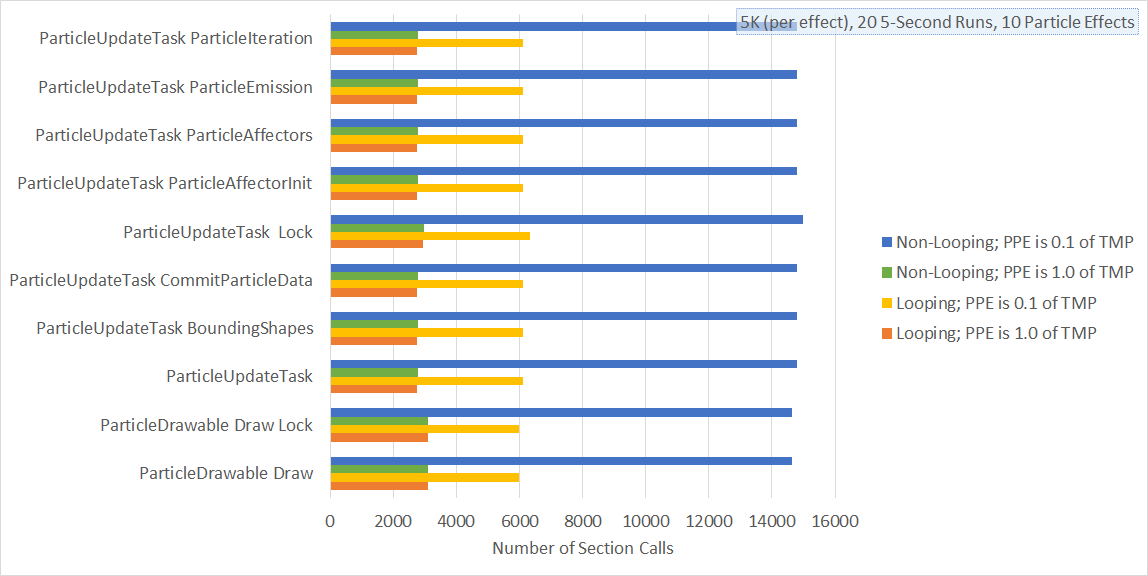
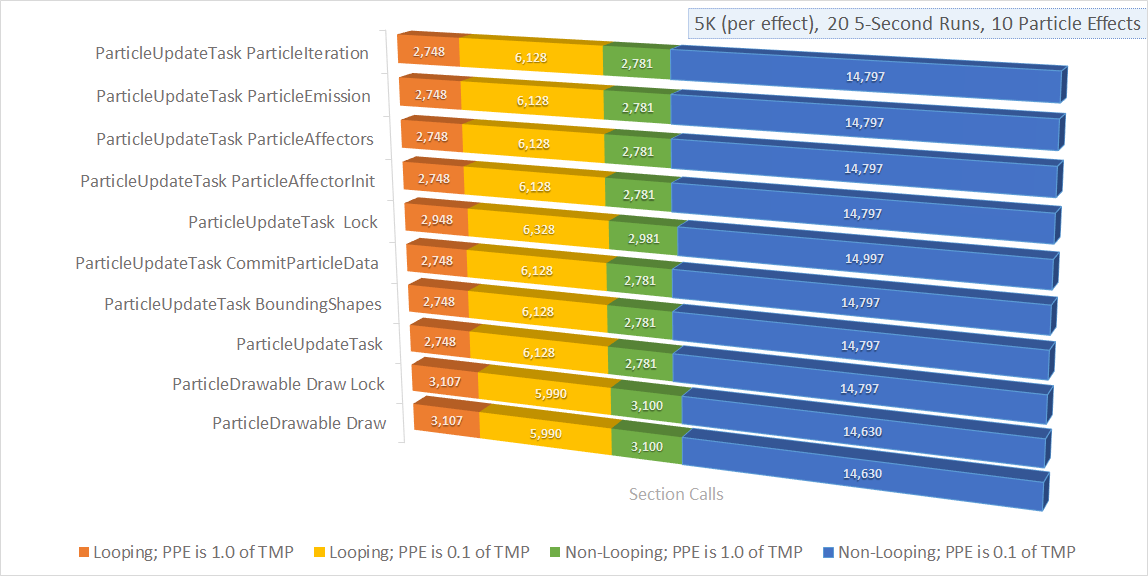
The second w=1148, h=576 image is a revision of the first. Changes to its layers:
added layer "Layer 3" above "Layer 2" over box(10, 8, 1147, 561)
